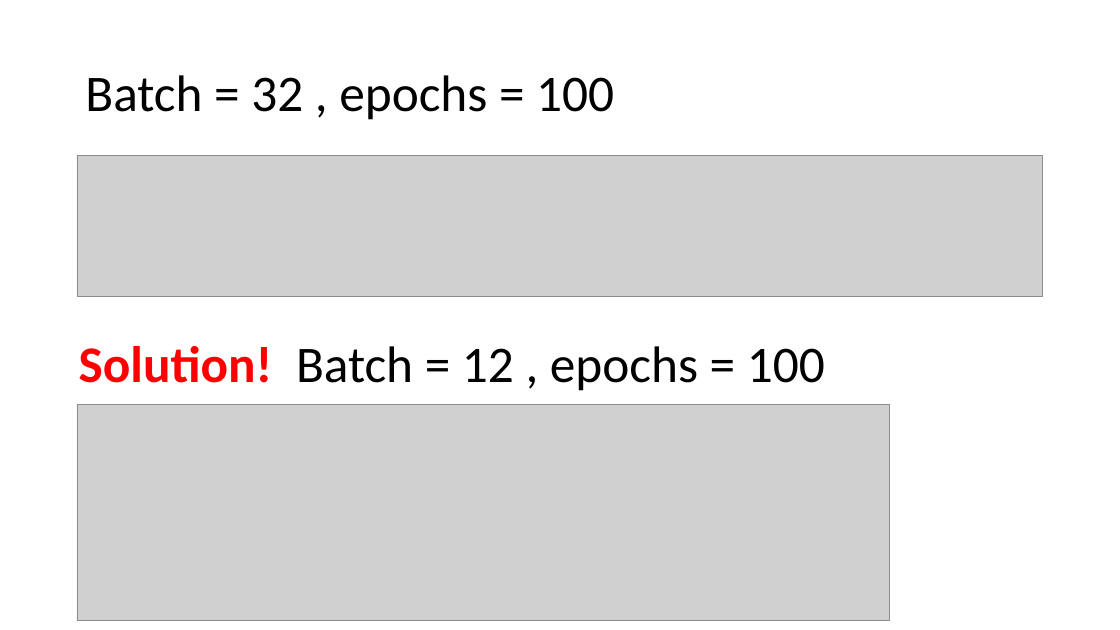
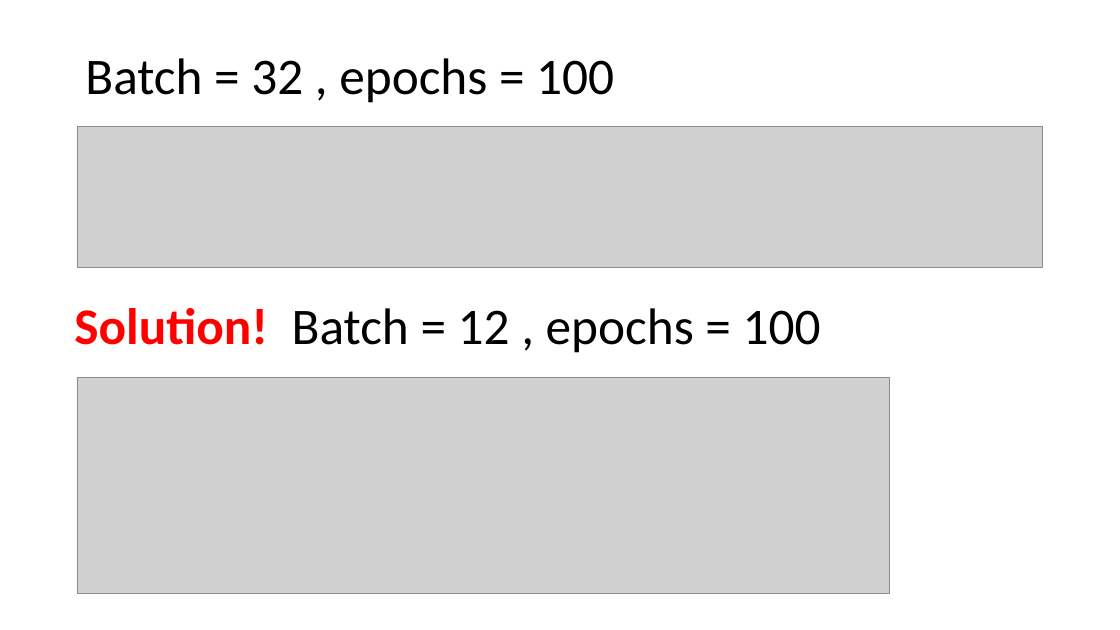
Before and after one commit to gabrielraya/lung-cancer, a slide deck: slide 2 of Typical Errors.pptx. Drawn at 1120x630 pixels with LibreOffice and Linux fonts; fonts in the diff are those of the drawing; grey boxes stand for pictures. Boxes give left, top, right and bottom in pixels: in the first picture for what was removed or moved away, otherwise in the second. Text is boxed around its words. In the diff, an @@ line names an element or a change of style, - is before the commit and + after.

Commit message:
update pptx

```diff
--- a/Typical Errors.pptx
+++ b/Typical Errors.pptx
@@ title "Batch = 32 , epochs ...": place and size @@
-title "Batch = 32 , epochs ..." at box(85, 75, 614, 120)
+title "Batch = 32 , epochs ..." at box(85, 58, 614, 103)
@@ picture: place and size @@
-picture at box(77, 155, 1044, 297)
+picture at box(77, 127, 1044, 268)
@@ text "Solution! Batch = 12 , ...": place and size @@
-text "Solution! Batch = 12 , ..." at box(79, 346, 825, 391)
+text "Solution! Batch = 12 , ..." at box(74, 308, 821, 353)
@@ picture: place and size @@
-picture at box(77, 405, 890, 621)
+picture at box(77, 378, 890, 594)
```
Also in this commit, not shown: 1 slide added.
